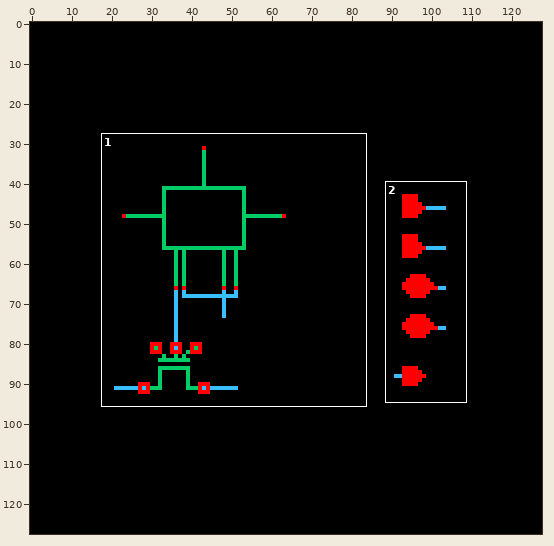
Sprite sheet -- TIGFET10nm/G2_NAND2_N1/schematic/thumbnail_128x128.png. The picture above shows the old version from afar; the outline marks the close-up.
Close-up. Old version:
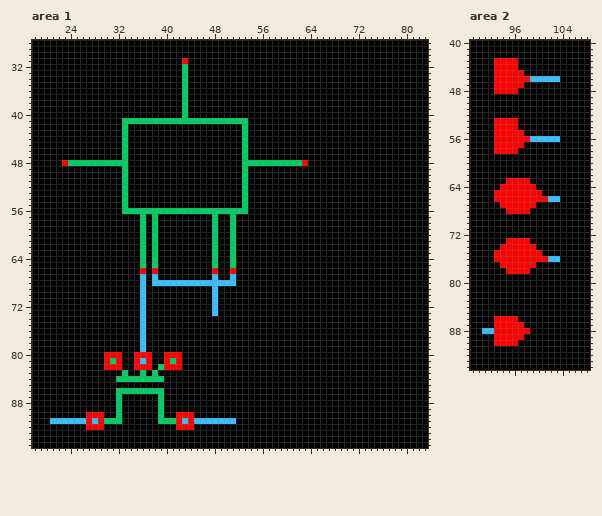
The file is 128x128 pixels. Shown: area 1: x 18..83, y 28..95; area 2: x 89..108, y 40..94.
New version:
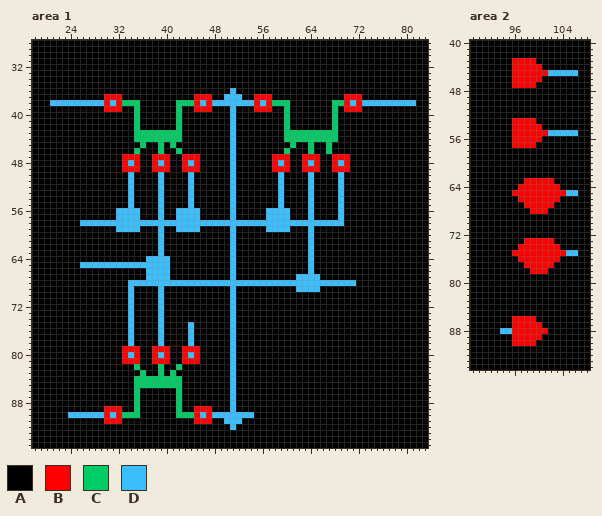
Palette (. is transparent): A #000000  B #ff0000  C #00cc66  D #39bfff
The exact change:
Changed rows in their new state; - is an unchanged pixel.
Area 1:
first column x 21:
31 ----------------------A--------------------------------------
32 ----------------------A--------------------------------------
33 ----------------------A--------------------------------------
34 ----------------------A--------------------------------------
35 ----------------------A--------------------------------------
36 ----------------------A-------D------------------------------
37 ---------BBB----------A-BBB--DDD--BBB------------BBB---------
38 DDDDDDDDDBDBCCC------C-CBDBDDDDDDDBDBCCC-------CCBDBDDDDDDDDD
39 ---------BBB--C------CA-BBB---D---BBB--C-------C-BBB---------
40 --------------C------CA-------D--------C-------C-------------
41 ------------AA-AAAAAA-AAAAAAAADAA------C-------C-------------
42 ------------A-C------C--------D-A------C-------C-------------
43 ------------A-CCCCCCCC--------D-A------CCCCCCCCC-------------
44 ------------A-CCCCCCCC--------D-A------CCCCCCCCC-------------
45 ------------A--C--C-C---------D-A-------C--C--C--------------
46 ------------A-C---C--C--------D-A------C---C--C--------------
47 ------------BBB--BBB--BBB-----D-A----BBB--BBB--BBB-----------
48 --AAAAAAAAAABDB--BDB--BDB-----D-AAAAABDBAA-DB--BDB-----------
49 ------------BBB--BBB--BBB-----D-A----BBB--BBB--BBB-----------
50 ------------AD----D----D------D-A-----D----D----D------------
51 ------------AD----D----D------D-A-----D----D----D------------
52 ------------AD----D----D------D-A-----D----D----D------------
53 ------------AD----D----D------D-A-----D----D----D------------
54 ------------AD----D----D------D-A-----D----D----D------------
55 ------------AD----D----D------D-A-----D----D----D------------
56 -----------DDDDAAADAADDDDAAAAADAA---DDDD---D----D------------
57 -----------DDDDA-AD--DDDD--A--D-----DDDD---D----D------------
58 -----DDDDDDDDDDDDDDDDDDDDDDDDDDDDDDDDDDDDDDDDDDDD------------
59 -----------DDDDA-AD--DDDD--A--D-----DDDD---D-----------------
60 ---------------A-AD--------A--D------------D-----------------
61 ---------------A-AD--------A--D------------D-----------------
62 ---------------A-AD--------A--D------------D-----------------
63 ---------------A-AD--------A--D------------D-----------------
64 ---------------ADDDD-------A--D------------D-----------------
65 -----DDDDDDDDDDDDDDD-------A--D------------D-----------------
66 ---------------ADDDD-------A--D------------D-----------------
67 ---------------AD-DD-------A-------------DDDD----------------
68 -------------DD-D--------------DDDDDDDDDDDDDDDDDDDD----------
69 -------------D-A--D--------A--D----------DDDD----------------
70 -------------D-A--D--------A--D------------------------------
71 -------------D-A--D--------A--D------------------------------
72 -------------D-A--D--------A--D------------------------------
73 -------------D-A--D--------A--D------------------------------
74 -------------D-A--D-----------D------------------------------
75 -------------D-A--D----D------D------------------------------
76 -------------D-A--D----D------D------------------------------
77 -------------D-A--D----D------D------------------------------
78 -------------D-A--D----D------D------------------------------
79 ------------BBBA-BBB--BBB-----D------------------------------
80 ---------AAABD-AABD-AABDB-----D------------------------------
81 ---------AAABB-AABB-AABBB-----D------------------------------
82 ---------AAA--CAA--AAC--------D------------------------------
83 ------------A----AC-C---------D------------------------------
84 -----------AAA-----CCC--------D------------------------------
85 --------------CCCCCCCC--------D------------------------------
86 -----------AAA-AAAA--C--------D------------------------------
87 -----------A--C---A--C--------D------------------------------
88 -----------A--C---A--C--------D------------------------------
89 ---------BBB--C---A--C--BBB---D------------------------------
90 ---DDDDDDBDBCCC---A--CCCBDBDDDDDDD---------------------------
91 AAAAAAAAABBB------AAAAAABBBAA--D-----------------------------
92 ------AAA------------AAA------D------------------------------
Area 2:
first column x 93:
43 AAA-BBB-------
44 AAA-BBBB------
45 AAA--BBBBDDDDD
46 AAA---BBAAA---
47 AAA--BB-------
48 AAAA----------
first column x 93:
53 AAA-BBB-------
54 AAA-BBBB------
55 AAA--BBBBDDDDD
56 AAA---BBAAA---
57 AAA--BB-------
58 AAAA----------
first column x 93:
63 --AAA-BBBB----
64 -AAA---BBBB---
65 AAA-----BBBBDD
66 AAAA-----BB---
67 -AAAA--BBB----
68 --AAAABBB-----
first column x 93:
73 --AAA-BBBB----
74 -AAA---BBBB---
75 AAA-----BBBBDD
76 AAAA-----BB---
77 -AAAA--BBB----
78 --AAAABBB-----
first column x 91:
86 --AAA-BBB--
87 --AAA--BBB-
88 AAADD---BBB
89 --AAA--BBB-
90 --AAA-BBB--
